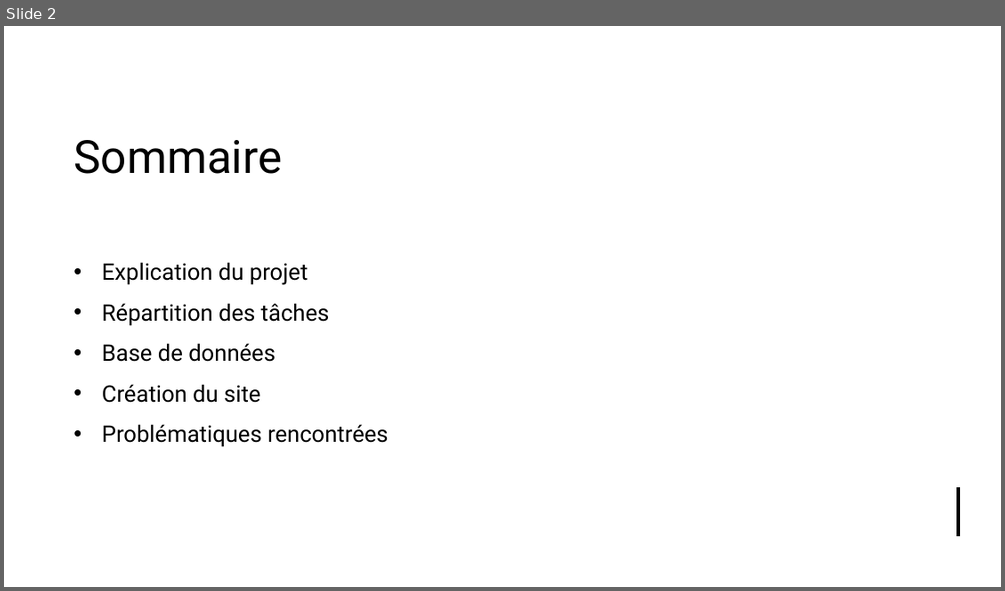
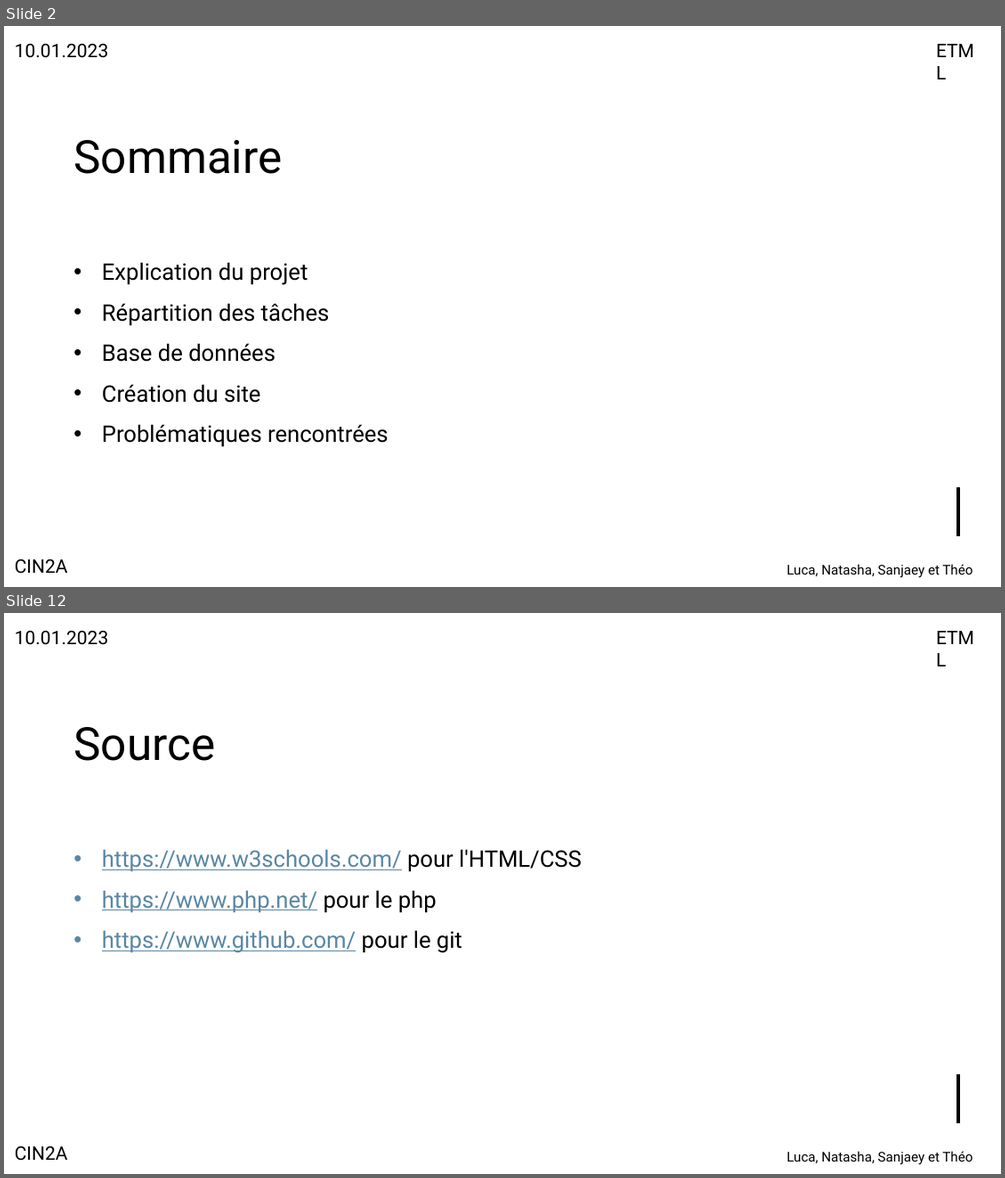
Before and after one commit to luca7274/042-GesProj2, a slide deck: Présentation-P_Prod.pptx. Shown one above the other, each under a label of ours: slide 2 before the commit, slides 2 and 12 after it; the slides between them are not shown. The pictures are 1005x591 and 1005x1178 pixels, drawn with LibreOffice and Linux fonts; fonts in the diff are those of the drawing. Boxes give left, top, right and bottom in pixels: in the first picture for what was removed or moved away, otherwise in the second. Text is boxed around its words. In the diff, an @@ line names an element or a change of style, - is before the commit and + after.

```diff
--- a/Présentation-P_Prod.pptx
+++ b/Présentation-P_Prod.pptx
@@ slide 12 added at [4,613,1001,1174], background #FFFFFF; not listed: 3 template elements that a slide beside it also shows @@
@@ text added at [15,631,108,645], 18 pt, text #000000 @@
+10.01.2023
@@ text added at [929,622,987,652], 18 pt, text #000000 @@
+ETML
@@ title added at [73,727,215,761], 44 pt, text #000000 @@
+Source
@@ text added at [102,849,582,953], 22 pt, text #5987A4, underline @@
+• https://www.w3schools.com/ pour l'HTML/CSS
+• https://www.php.net/ pour le php
+• https://www.github.com/ pour le git
@@ text added at [15,1146,68,1160], 18 pt, text #000000 @@
+CIN2A
@@ text added at [786,1151,972,1165], 12.9 pt, text #000000 @@
+Luca, Natasha, Sanjaey et Théo
@@ slide 2 changed as well @@
@@ text added at [15,44,108,58], 18 pt, text #000000 @@
+10.01.2023
@@ text added at [929,35,987,65], 18 pt, text #000000 @@
+ETML
@@ text added at [15,559,68,573], 18 pt, text #000000 @@
+CIN2A
@@ text added at [786,564,972,578], 12.9 pt, text #000000 @@
+Luca, Natasha, Sanjaey et Théo
```
Also in this commit, not shown: 1 other slide changed, 10 other slides added, 1 slide removed.
